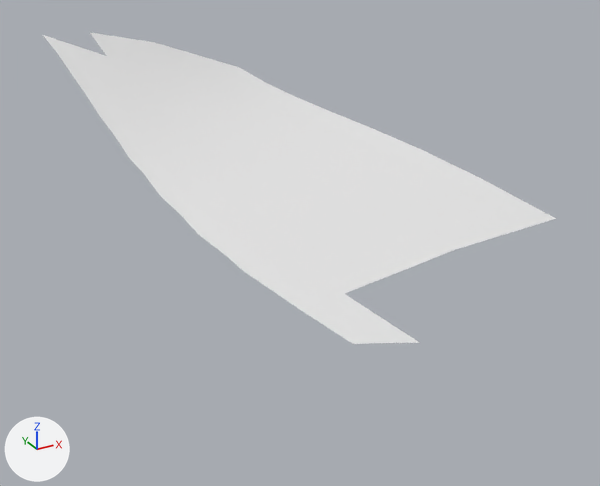
The OBJ model models/areas/idol/preview_sand_1_0.obj, before and after one commit.
Both versions are drawn from a camera (50 mm lens) standing at (30.3, -33.9, 5.4) and looking at (41.9, -12.9, -5.1). The lights are fixed; the arrows at lower left show +X, +Y and +Z. The first picture is the older version. Where no turn or scale is listed for an object, it has been applied to the vertices. Vertices at exactly the same position are counted once.

Script lines for the objects in view, before the commit:
```python
me_preview_sand_1_0 = bpy.data.meshes.new('preview_sand_1_0')
me_preview_sand_1_0.from_pydata(...)  # 44 vertices, 55 faces; spans x 37.5..44.9, y -23.7..1.0, z -3.0..-0.3
ob_preview_sand_1_0 = bpy.data.objects.new('preview_sand_1_0', me_preview_sand_1_0)
ob_preview_sand_1_0.location = (0.0, 0.0, 0.0)
```
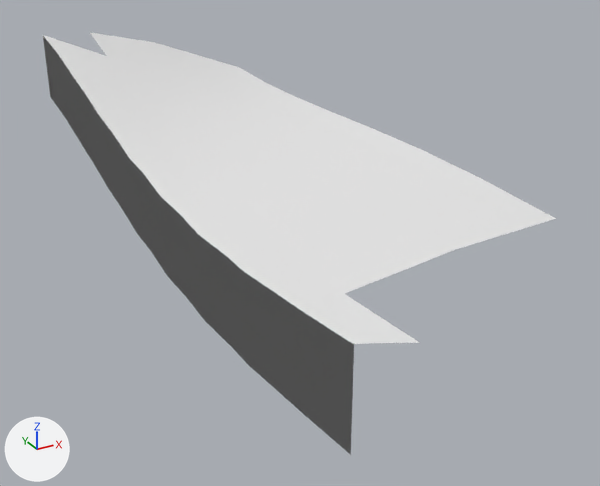
Where the change shows, as pixel boxes (x1, y1, x2, y2) in the pictures (600 x 486 px):
'preview_sand_1_0', reshaped (35% taller)
    before: (43, 32, 556, 344)
    after: (43, 32, 556, 455)
part 1 of me_preview_sand_1_0, added
    after: (43, 35, 354, 455)

The change, as a list of edits to the scene's bpy script:
```text
Change me_preview_sand_1_0:
    used by ob_preview_sand_1_0; location = (0.0, 0.0, 0.0)
    remove me_preview_sand_1_0.from_pydata(...)  # 44 vertices, 55 faces; spans x 37.5..44.9, y -23.7..1.0, z -3.0..-0.3
    add me_preview_sand_1_0.from_pydata(...)  # 78 vertices, 119 faces; spans x 37.5..44.9, y -23.7..1.0, z -5.5..-0.3
    me_preview_sand_1_0 part 1: a new loose piece of 34 vertices spanning x 37.5, y -22.8..0.3, z -5.5..-0.3
```
